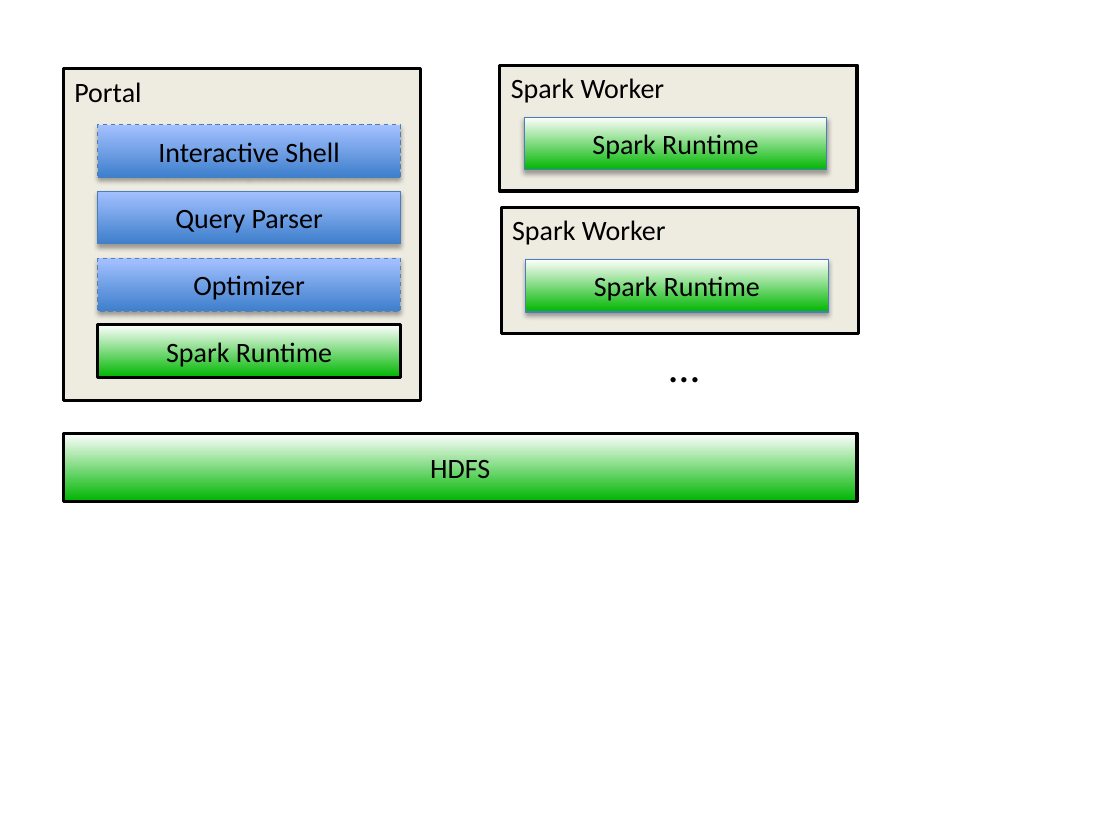
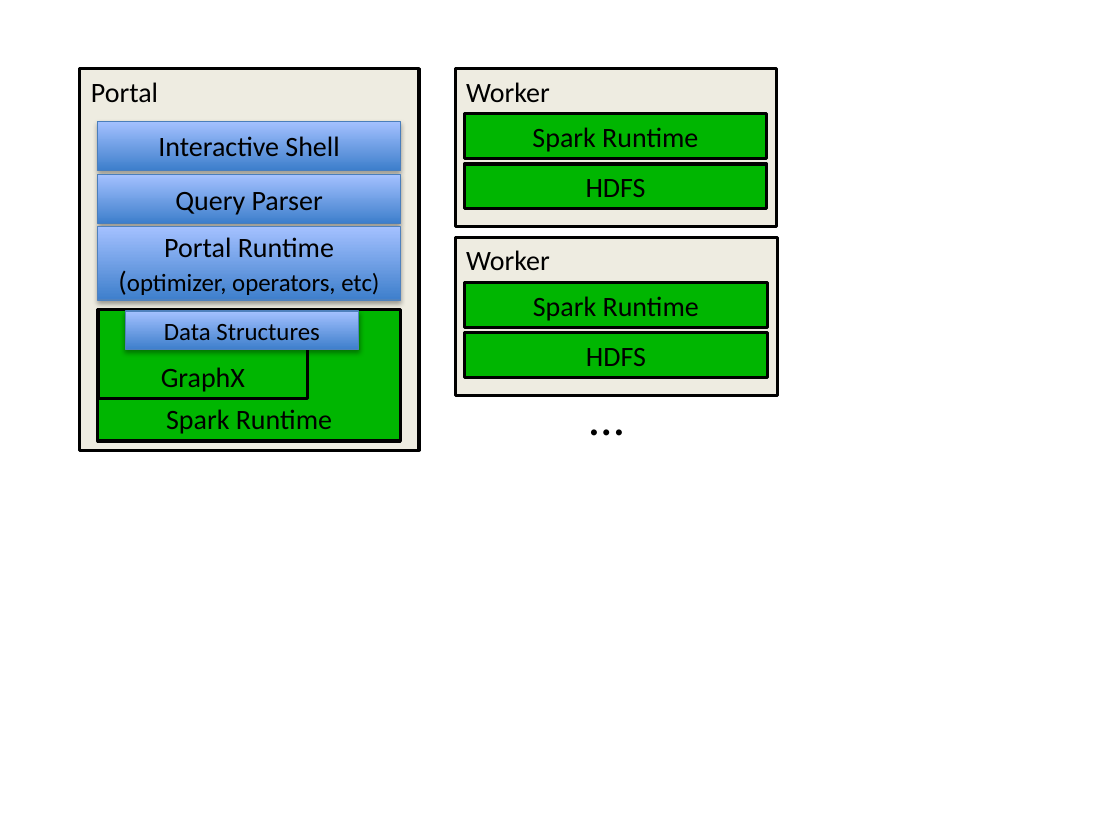
Before and after one commit to PortalDB/portal, a slide deck: slide 9 of paper/sigmod2016/figs/figures.pptx. Drawn at 1120x840 pixels with LibreOffice and Linux fonts; fonts in the diff are those of the drawing. Boxes give left, top, right and bottom in pixels: in the first picture for what was removed or moved away, otherwise in the second. Text is boxed around its words. In the diff, an @@ line names an element or a change of style, - is before the commit and + after.

Commit message:
A revision of the system section (specifically, data structures) for clarity. Reworked figures.

```diff
--- a/paper/sigmod2016/figs/figures.pptx
+++ b/paper/sigmod2016/figs/figures.pptx
@@ rectangle "Portal": place and size @@
-rectangle "Portal" at (64,68,421,400)
+rectangle "Portal" at (80,68,419,450)
@@ rectangle "Worker": place and size @@
-rectangle "Worker" at (500,65,857,190)
+rectangle "Worker" at (455,68,776,226)
@@ text in rectangle at (466,82,550,102): text changed @@
-Spark Worker
+Worker
@@ rectangle "Spark Runtime": place and size @@
-rectangle "Spark Runtime" at (524,118,827,170)
+rectangle "Spark Runtime" at (465,114,767,159)
@@ rectangle "Spark Runtime" at (465,114,767,159): vertical alignment middle to bottom; fill gradient #00B601 to #FFFFFF to #00B601; outline #4B7EBC 0.75 pt to #000000 2 pt; shadow off @@
@@ rectangle "Interactive Shell": place and size @@
-rectangle "Interactive Shell" at (97,124,400,177)
+rectangle "Interactive Shell" at (97,121,400,170)
@@ rectangle "Interactive Shell" at (97,121,400,170): outline #4B7EBC 0.75 pt dashed to #4B7EBC 0.75 pt @@
@@ rectangle "Query Parser": place and size @@
-rectangle "Query Parser" at (97,192,400,244)
+rectangle "Query Parser" at (97,175,400,223)
@@ rectangle "HDFS" at (465,165,767,209): vertical alignment middle to bottom; fill gradient #00B601 to #FFFFFF to #00B601 @@
@@ rectangle "HDFS": place and size @@
-rectangle "HDFS" at (64,433,858,501)
+rectangle "HDFS" at (465,165,767,209)
@@ rectangle "Portal Runtime (optimizer, operators, etc)": place and size @@
-rectangle "Portal Runtime (optimizer, operators, etc)" at (97,259,400,311)
+rectangle "Portal Runtime (optimizer, operators, etc)" at (97,226,400,300)
@@ rectangle "Portal Runtime (optimizer, operators, etc)" at (97,226,400,300): outline #4F81BD 0.75 pt dashed to #4F81BD 0.75 pt @@
@@ text in rectangle at (127,237,379,295): text changed; size 18 to 16 pt @@
-Optimizer
+Portal Runtime (optimizer, operators, etc)
@@ rectangle "Worker": place and size @@
-rectangle "Worker" at (501,207,858,333)
+rectangle "Worker" at (455,237,777,395)
@@ text in rectangle at (466,250,550,270): text changed @@
-Spark Worker
+Worker
@@ rectangle "Spark Runtime" at (465,282,767,327): vertical alignment middle to bottom; fill gradient #00B601 to #FFFFFF to #00B601; outline #4B7EBC 0.75 pt to #000000 2 pt; shadow off @@
@@ rectangle "Spark Runtime": place and size @@
-rectangle "Spark Runtime" at (525,260,828,312)
+rectangle "Spark Runtime" at (465,282,767,327)
@@ rectangle "Spark Runtime": place and size @@
-rectangle "Spark Runtime" at (97,325,400,377)
+rectangle "Spark Runtime" at (97,309,400,441)
@@ rectangle "Spark Runtime" at (97,309,400,441): vertical alignment middle to bottom; fill gradient #00B601 to #FFFFFF to #00B601 @@
@@ rectangle added at (99,309,308,399), fill #00B601, outline #000000 2 pt, 18 pt, text #000000 @@
+GraphX
@@ rectangle added at (125,311,358,349), fill gradient #3F80CE to #A4C4FF, outline #4F81BD 0.75 pt, 16 pt, text #000000 @@
+Data Structures
@@ rectangle added at (465,333,767,377), fill #00B601, outline #000000 2 pt, 18 pt, text #000000 @@
+HDFS
@@ text "…": place and size @@
-text "…" at (659,334,711,398)
+text "…" at (578,381,635,452)
@@ text "…" at (578,381,635,452): size 28 to 32 pt @@
```
Also in this commit, not shown: 6 other files.
